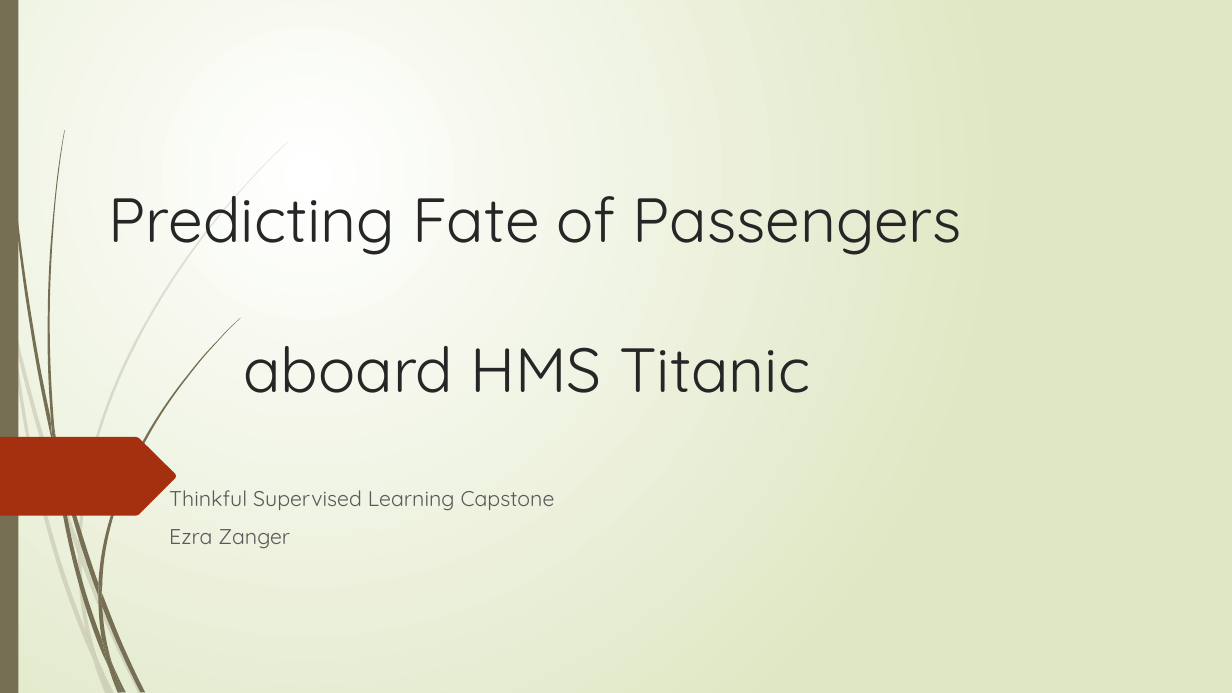
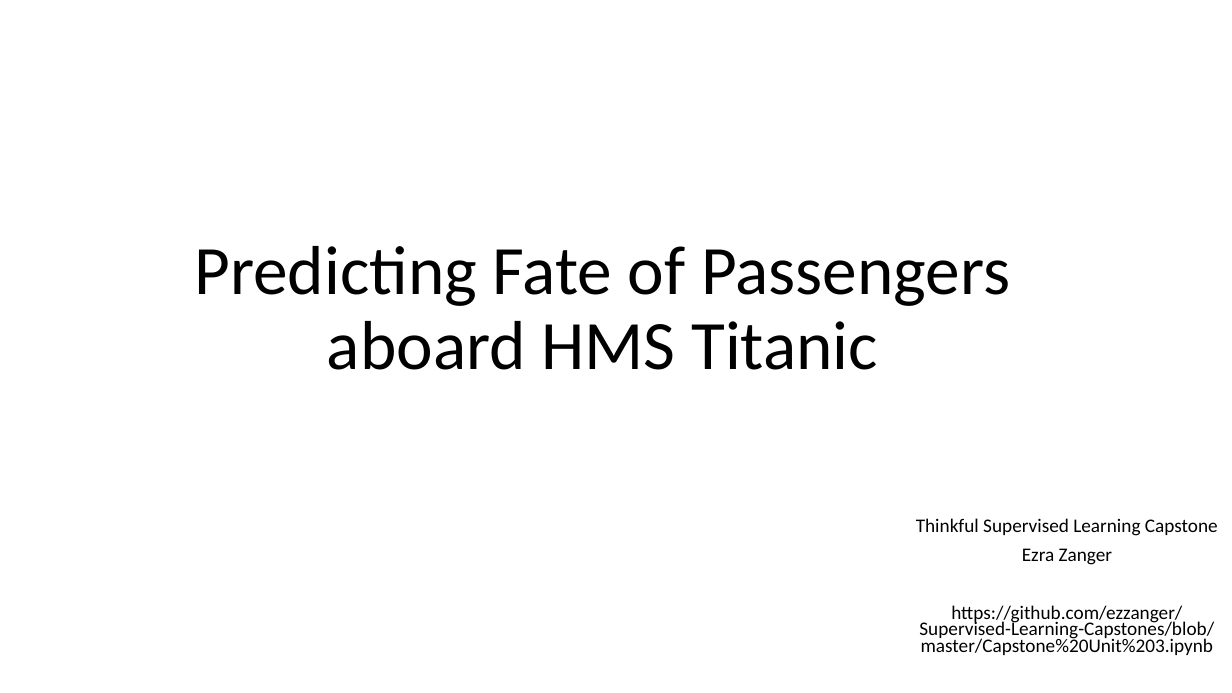
Before and after one commit to ezzanger/Supervised-Learning-Capstones, a slide deck: slide 1 of Supervised_Learning.pptx. Drawn at 1232x693 pixels with LibreOffice and Linux fonts; fonts in the diff are those of the drawing. Boxes give left, top, right and bottom in pixels: in the first picture for what was removed or moved away, otherwise in the second. Text is boxed around its words. In the diff, an @@ line names an element or a change of style, - is before the commit and + after.

Commit message:
unit 5 drill

```diff
--- a/Supervised_Learning.pptx
+++ b/Supervised_Learning.pptx
@@ background gradient #FFFFFF to #DFE8C4 to #FFFFFF @@
@@ rectangle removed at <box>0,0,18,693</box> @@
@@ title "Predicting Fate of Passengers aboard ...": place and size @@
-title "Predicting Fate of Passengers aboard ..." at <box>109,196,962,393</box>
+title "Predicting Fate of Passengers aboard ..." at <box>195,246,1010,370</box>
@@ title "Predicting Fate of Passengers aboard ..." at <box>195,246,1010,370</box>: size 48.6 to 54 pt, font Quicksand to Calibri, text colour #262626 to #000000; line spacing 1 to 0.9 @@
@@ freeform shape removed at <box>0,437,177,516</box> @@
@@ subtitle "Thinkful Supervised Learning Capstone": place and size @@
-subtitle "Thinkful Supervised Learning Capstone" at <box>169,490,555,548</box>
+subtitle "Thinkful Supervised Learning Capstone" at <box>916,518,1218,655</box>
@@ subtitle at <box>916,518,1218,565</box>: size 16.6 to 15 pt, font Quicksand to Calibri, text colour #595959 to #000000 in "Thinkful Supervised Learning Capstone", "Ezra Zanger"; alignment left to centre; line spacing 1 to 0.7 @@
@@ subtitle at <box>919,605,1214,655</box>: paragraph added @@
+https://github.com/ezzanger/Supervised-Learning-Capstones/blob/master/Capstone%20Unit%203.ipynb
@@ group removed at <box>0,141,288,693</box>: 10 freeform shapes @@
@@ group removed at <box>3,0,240,693</box>: 12 freeform shapes @@
```
Also in this commit, not shown: 15 other slides changed, 4 slides added, 3 slides removed, 1 other file.
